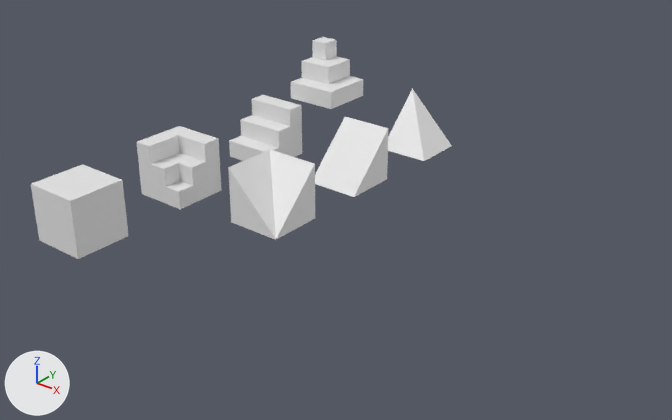
One commit to the glTF model dist/models/blocks.glb: the scene before it, then after it.
Both versions are drawn from a 50 mm lens placed at (8.82, 0.44, 6.5), pointed at (0.22, 11.19, -0.17). The lights are fixed; the arrows at lower left show +X, +Y and +Z. Where no turn or scale is listed for an object, it has been applied to the vertices.

Before the edit, the objects in view are built like this:
```python
me_cube_012 = bpy.data.meshes.new('Cube.012')
me_cube_012.from_pydata(...)  # a box spanning x -0.5..0.5, y -0.5..0.5, z -0.5..0.5
me_cube_019 = bpy.data.meshes.new('Cube.019')
me_cube_019.from_pydata(...)  # 16 vertices, 28 faces; spans x -0.5..0.5, y -0.5..0.5, z -0.5..0.5
me_cube_022 = bpy.data.meshes.new('Cube.022')
me_cube_022.from_pydata(...)  # 26 vertices, 49 faces; spans x -0.5..0.5, y -0.5..0.5, z -0.5..0.5
ob_cube = bpy.data.objects.new('cube', me_cube_012)
ob_cube.location = (-2.73, 8.36, 0.0)
ob_stairs = bpy.data.objects.new('stairs', me_cube_019)
ob_stairs.location = (-2.81, 12.8, 0.0)
ob_stars_inset = bpy.data.objects.new('stars-inset', me_cube_022)
ob_stars_inset.location = (-2.81, 10.57, 0.0)
# also in view: 'slope-inset' at (-0.77, 10.75, 0.0); 'slope-outset' at (-0.73, 14.97, 0.0); 'stairs-outset' at (-2.12, 13.84, 1.06); 'slope' at (-0.78, 12.83, 0.0)
```
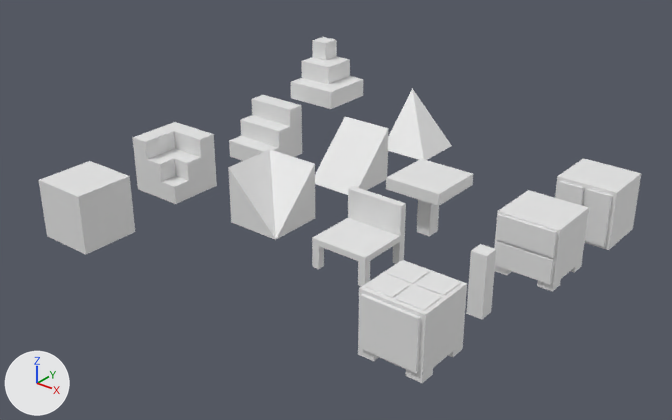
Patch to the scene script:
```diff
--- a/dist/models/blocks.glb.py
+++ b/dist/models/blocks.glb.py
@@ me_cube_026 @@
+me_cube_026.from_pydata(...)  # 36 vertices, 68 faces; spans x -0.5..0.5, y -0.5..0.5, z -0.5..0.5
@@ me_cube_025 @@
+me_cube_025.from_pydata(...)  # 20 vertices, 36 faces; spans x -0.5..0.5, y -0.5..0.5, z -0.5..0.5
@@ me_cube_009 @@
+me_cube_009.from_pydata(...)  # 505 vertices, 1006 faces; spans x -0.5..0.5, y -0.5..0.5, z -0.5..0.5
@@ me_cube_004 @@
+me_cube_004.from_pydata(...)  # 94 vertices, 179 faces; spans x -0.5..0.5, y -0.5..0.5, z -0.5..0.52
@@ me_cube_003 @@
+me_cube_003.from_pydata(...)  # 141 vertices, 278 faces; spans x -0.5..0.5, y -0.5..0.5, z -0.5..0.5
@@ me_cube_005 @@
+me_cube_005.from_pydata(...)  # a box spanning x -0.125..0.125, y -0.125..0.125, z -0.5..0.5
@@ ob_cube @@
 ob_cube = bpy.data.objects.new('cube', me_cube_012)
-ob_cube.location = (-2.73, 8.36, 0.0)
+ob_cube.location = (-2.76, 8.52, 0.0)
@@ ob_stars_inset @@
 ob_stars_inset = bpy.data.objects.new('stars-inset', me_cube_022)
-ob_stars_inset.location = (-2.81, 10.57, 0.0)
+ob_stars_inset.location = (-3.03, 10.66, 0.0)
@@ ob_chair @@
+ob_chair = bpy.data.objects.new('chair', me_cube_026)
+ob_chair.location = (1.26, 10.44, 0.0)
@@ ob_table @@
+ob_table = bpy.data.objects.new('table', me_cube_025)
+ob_table.location = (1.47, 12.03, 0.0)
@@ ob_cupboard @@
+ob_cupboard = bpy.data.objects.new('cupboard', me_cube_009)
+ob_cupboard.location = (3.57, 13.72, 0.0)
@@ ob_oven @@
+ob_oven = bpy.data.objects.new('oven', me_cube_004)
+ob_oven.location = (3.22, 8.98, 0.0)
@@ ob_shelf @@
+ob_shelf = bpy.data.objects.new('shelf', me_cube_003)
+ob_shelf.location = (3.46, 12.02, 0.0)
@@ ob_pole @@
+ob_pole = bpy.data.objects.new('pole', me_cube_005)
+ob_pole.location = (3.42, 10.39, 0.0)
```

Boxes [x1, y1, x2, y2] around the edits, measured in the pictures (672 x 420 px):
'oven', added
    after: [358, 260, 467, 383]
'cube', moved
    before: [31, 164, 128, 259]
    after: [39, 161, 135, 255]
'shelf', added
    after: [494, 190, 589, 291]
'stars-inset', moved
    before: [137, 126, 221, 209]
    after: [133, 122, 217, 204]
'chair', added
    after: [312, 186, 406, 286]
'cupboard', added
    after: [555, 158, 641, 250]
'table', added
    after: [386, 159, 473, 236]
'pole', added
    after: [466, 244, 496, 319]
